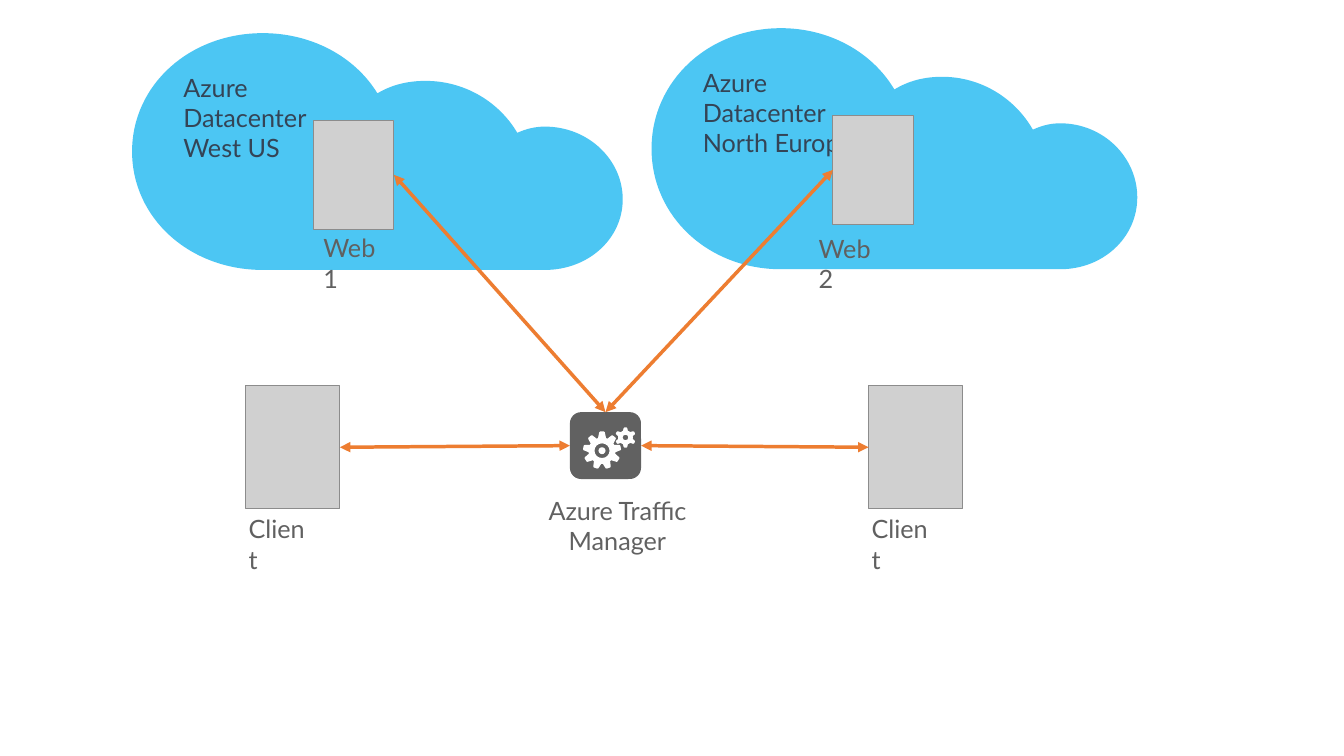
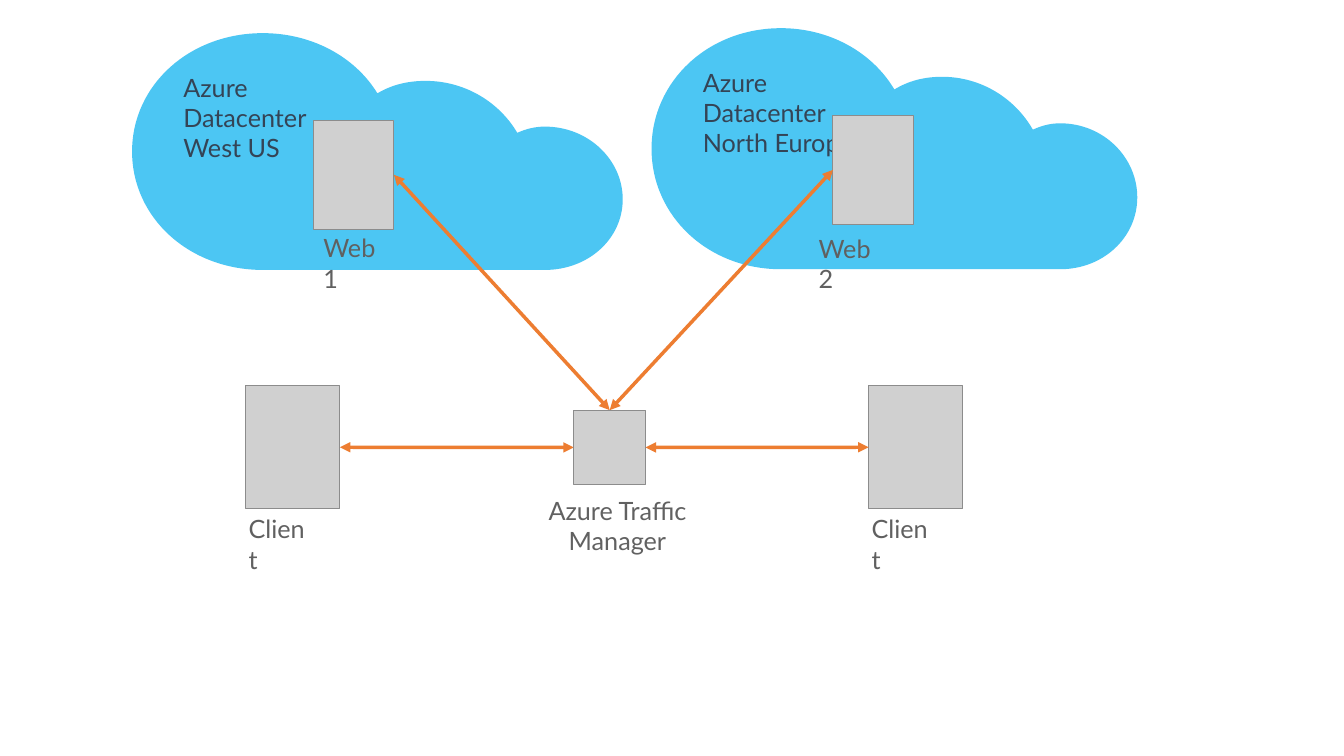
Before and after one commit to rolandkru/bbvAcademyAzure, a slide deck: slide 9 of labs/Graphics.pptx (slide 8 before the commit). Drawn at 1344x756 pixels with LibreOffice and Linux fonts; fonts in the diff are those of the drawing; grey boxes stand for pictures. Boxes give left, top, right and bottom in pixels: in the first picture for what was removed or moved away, otherwise in the second. Text is boxed around its words. In the diff, an @@ line names an element or a change of style, - is before the commit and + after.

```diff
--- a/labs/Graphics.pptx
+++ b/labs/Graphics.pptx
@@ double arrow moved from (394, 174) - (606, 412) to (394, 174) - (610, 410) @@
@@ double arrow moved from (833, 170) - (606, 412) to (833, 170) - (610, 410) @@
@@ picture added at [574,410,645,485] @@
@@ double arrow moved from (340, 448) - (570, 446) to (340, 448) - (574, 448) @@
@@ group removed at [570,412,641,479]: 2 freeform shapes, 1 rounded rectangle, 1 ellipse @@
@@ double arrow moved from (869, 448) - (641, 446) to (869, 448) - (645, 448) @@
```
Also in this commit, not shown: 1 slide added, 13 other files.
